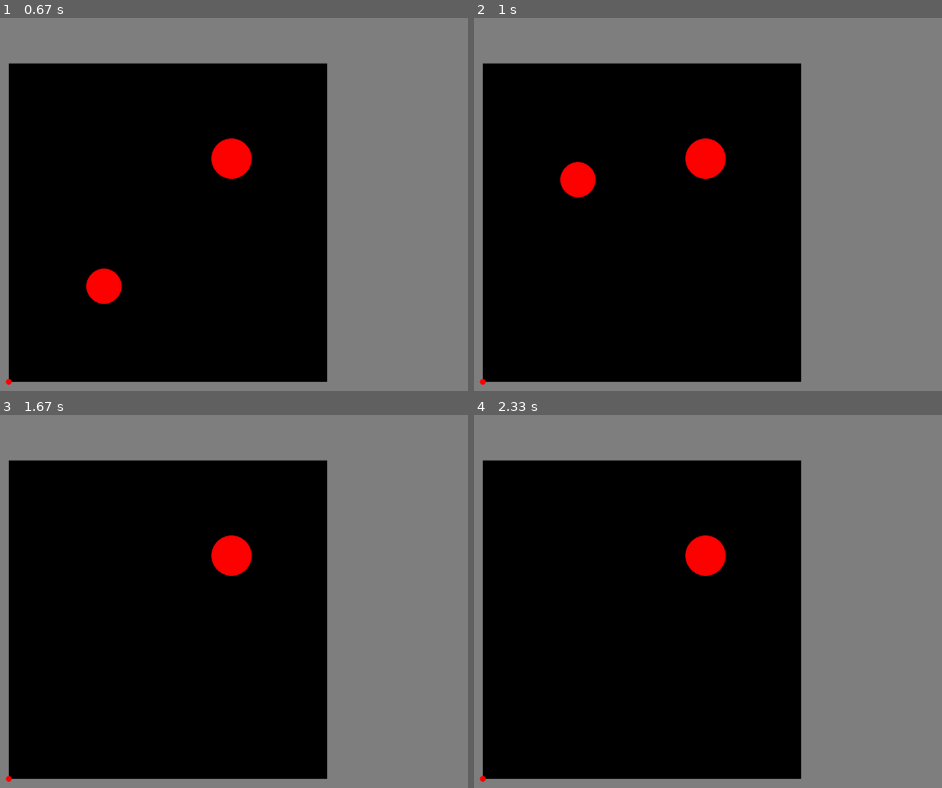
Above: before the commit, frames 1-4 (two rows, left to right).
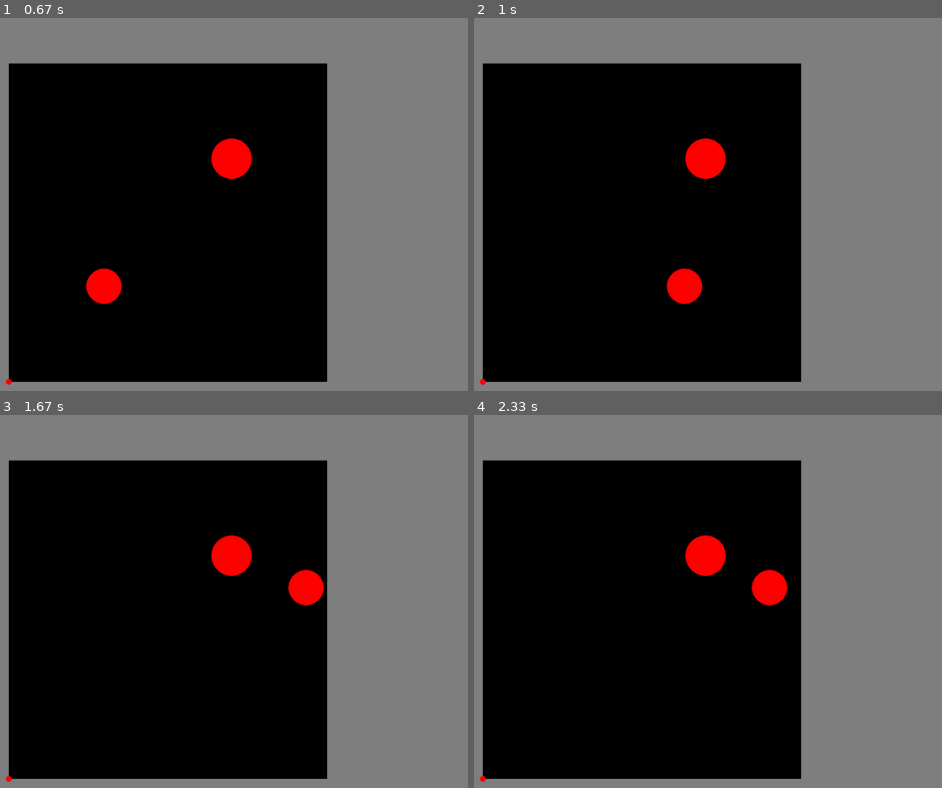
Above: after the commit, the same moments.

Repository: JonatanRasmussen/dead_mmo
Game: pygame game, started from main.py
The game is run twice, just before and just after one commit, with the same random seed, the same clock (stepped at 60 frames per second) and the same inputs.
Inputs:
- Up to frame 1 (0.67 s): tap 1 at 0.33 s
- Up to frame 2 (1 s): hold D from 0.67 s (still down)
- Up to frame 3 (1.67 s): release D at 1.13 s; hold W 1.17-1.47 s; hold D from 1.5 s (still down)
- Up to frame 4 (2.33 s): release D at 1.97 s; hold A from 2 s (still down)

Frame 1 is identical in both runs. In frame 2, 1.2% of the frame differs, in the area x 18-49%, y 38-77%; in frame 3, 0.6%; in frame 4, 0.6%.

Commit message:
New frontiers

Diff:
--- a/src/model/manager.py
+++ b/src/model/manager.py
@@ -1,6 +1,6 @@
 from dataclasses import dataclass, asdict, field
 from sortedcontainers import SortedDict  # type: ignore
-from typing import Any, Dict, List, Tuple, Optional, FrozenSet, Literal, Final, TypedDict, ClassVar, Set, Deque, NamedTuple
+from typing import Any, Dict, List, Tuple, Type, Optional, FrozenSet, Literal, Final, TypedDict, ClassVar, Set, Deque, NamedTuple
 from collections import deque
 from enum import Enum, Flag, auto
 from types import MappingProxyType
@@ -24,7 +24,7 @@
     EMPTY_ID = 0
 
     def __init__(self) -> None:
-        self._reserved_ids: Set[int] = set({0})
+        self._reserved_ids: Set[int] = set({IdGen.EMPTY_ID})
         self._assigned_ids: Deque[int] = deque()
 
     @classmethod
@@ -57,12 +57,15 @@
     """ Flags for how spells should be handled. """
     NONE = 0
     MOVE_UP = auto()
+    MOVE_LEFT = auto()
+    MOVE_DOWN = auto()
+    MOVE_RIGHT = auto()
     TELEPORT = auto()
     FIND_TARGET = auto()
     GCD = auto()
     DAMAGE = auto()
     HEAL = auto()
-    STOP_CAST = auto()
+    DENY_IF_CASTING = auto()
     IS_CHANNEL = auto()
     WARP_TO_POSITION = auto()
     TRY_MOVE = auto()
@@ -133,7 +136,6 @@
 
 
 class EventOutcome(Enum):
-
     EMPTY = 0
     SUCCESS = 1
     FAILED = 2
@@ -198,12 +200,25 @@
         return self.local_timestamp > last_visit and self.local_timestamp <= now
 
 
+class GameObjStatus(Flag):
+    """ Flags for various status effects of game objects. """
+    NONE = 0
+    CASTING = auto()
+    CHANNELING = auto()
+    STUNNED = auto()
+    ATTACKABLE = auto()
+    ALLIED = auto()
+    BANISHED = auto()
+
+
 @dataclass
 class GameObj:
     """ Combat units. Controlled by the player or NPCs. """
     obj_id: Final[int] = IdGen.EMPTY_ID
     parent_id: Final[int] = IdGen.EMPTY_ID
     npc_id: Final[int] = IdGen.EMPTY_ID
+
+    statuses: GameObjStatus = GameObjStatus.NONE
 
     # Targeting
     current_target: int = IdGen.EMPTY_ID
@@ -365,7 +380,8 @@
         self._handle_event(setup_event)
 
     def advance_combat(self, delta_time: float, player_input: PlayerInput) -> None:
-        self.current_timestamp = self.previous_timestamp + delta_time
+        self.previous_timestamp = self.current_timestamp
+        self.current_timestamp += delta_time
         if self.player is not None:
             self.player.add_input(self.current_timestamp, player_input)
         events: List[CombatEvent] = []
@@ -373,7 +389,6 @@
             events += obj.fetch_events(self.event_id_gen, self.previous_timestamp, self.current_timestamp)
         for event in events:
             self._handle_event(event)
-        self.previous_timestamp = self.current_timestamp
 
     def _handle_event(self, event: CombatEvent) -> None:
         source_obj = self.get_game_obj(event.source)
@@ -421,10 +436,16 @@
         # Handle spell flags
         if spell.flags & SpellFlag.FIND_TARGET:
             for game_obj in world.game_objs.values():
-                if game_obj.is_attackable and (game_obj.is_player != source_obj.is_player):
+                if game_obj.statuses & GameObjStatus.ALLIED != source_obj.statuses & GameObjStatus.ALLIED:
                     source_obj.target_id = game_obj.obj_id
         if spell.flags & SpellFlag.MOVE_UP:
             source_obj.move_in_direction(0.0, 1.0, target_obj.movement_speed, world.get_delta_time())
+        if spell.flags & SpellFlag.MOVE_LEFT:
+            source_obj.move_in_direction(-1.0, 0.0, target_obj.movement_speed, world.get_delta_time())
+        if spell.flags & SpellFlag.MOVE_DOWN:
+            source_obj.move_in_direction(0.0, -1.0, target_obj.movement_speed, world.get_delta_time())
+        if spell.flags & SpellFlag.MOVE_RIGHT:
+            source_obj.move_in_direction(1.0, 0.0, target_obj.movement_speed, world.get_delta_time())
         if spell.flags & SpellFlag.DAMAGE:
             spell_power = spell.power * source_obj.get_spell_modifier()
             target_obj.suffer_damage(spell_power)
@@ -432,6 +453,12 @@
             spell_power = spell.power * source_obj.get_spell_modifier()
             target_obj.restore_health(spell_power)
 
+
+class SpellValidator:
+    @staticmethod
+    def validate_spell(source_obj: GameObj, spell: Spell, target_obj: GameObj, world: World) -> EventOutcome:
+        if spell.flags & (SpellFlag.MOVE_UP | SpellFlag.MOVE_LEFT | SpellFlag.MOVE_DOWN | SpellFlag.MOVE_RIGHT):
+            return EventOutcome.SUCCESS
 
 class InputHandler:
 
@@ -504,42 +531,54 @@
         return default_instance
 
 
+class Utils:
+
+    @staticmethod
+    def load_collection(class_with_methods: Type[Any]) -> List[Any]:
+        static_methods = [name for name, attr in class_with_methods.__dict__.items() if isinstance(attr, staticmethod)]
+        return [getattr(class_with_methods, method)() for method in static_methods]
+
 class Database:
     def __init__(self) -> None:
-        self.npcs: List[GameObj] = [
-            Database.empty_npc(),
-            Database.test_player(),
-            Database.test_enemy(),
-        ]
-        self.spells: List[Spell] = [
-            Database.empty_spell(),
-            Database.player_move_up(),
-            Database.fireblast(),
-            Database.humble_heal(),
-            Database.blessed_aura(),
-            Database.spawn_player(),
-            Database.spawn_enemy(),
-            Database.setup_test_zone(),
-        ]
-
-    # Spells
+        self.spells: List[Spell] = Database.load_spell_collections()
+        self.npcs: List[GameObj] = Database.load_npc_collections()
+
+    @staticmethod
+    def load_spell_collections() -> List[Spell]:
+        spells: List[Spell] = []
+        spells += Utils.load_collection(SpellCollectionCore)
+        return spells
+
+    @staticmethod
+    def load_npc_collections() -> List[GameObj]:
+        npcs: List[GameObj] = []
+        npcs += Utils.load_collection(NpcCollectionCore)
+        return npcs
+
+
+
+class SpellCollectionCore:
     @staticmethod
     def empty_spell() -> Spell:
-        return Spell(
-            spell_id=0,
-        )
+        return Spell(spell_id=0)
 
     @staticmethod
     def player_move_up() -> Spell:
-        return Spell(
-            spell_id=1,
-            flags=SpellFlag.MOVE_UP | SpellFlag.STOP_CAST
-        )
+        return Spell(spell_id=1, flags=SpellFlag.MOVE_UP | SpellFlag.DENY_IF_CASTING)
+    @staticmethod
+    def player_move_left() -> Spell:
+        return Spell(spell_id=2, flags=SpellFlag.MOVE_LEFT | SpellFlag.DENY_IF_CASTING)
+    @staticmethod
+    def player_move_down() -> Spell:
+        return Spell(spell_id=3, flags=SpellFlag.MOVE_DOWN | SpellFlag.DENY_IF_CASTING)
+    @staticmethod
+    def player_move_right() -> Spell:
+        return Spell(spell_id=4, flags=SpellFlag.MOVE_RIGHT | SpellFlag.DENY_IF_CASTING)
 
     @staticmethod
     def fireblast() -> Spell:
         return Spell(
-            spell_id=2,
+            spell_id=5,
             power=3.0,
             flags=SpellFlag.DAMAGE | SpellFlag.FIND_TARGET,
         )
@@ -547,34 +586,33 @@
     @staticmethod
     def humble_heal() -> Spell:
         return Spell(
-            spell_id=3,
+            spell_id=6,
             duration=30.0,
             ticks=50,
             power=200.0,
             flags=SpellFlag.HEAL,
         )
 
-
     @staticmethod
     def blessed_aura() -> Spell:
         return Spell(
-            spell_id=4,
-            next_spell=Database.humble_heal().spell_id,
+            spell_id=7,
+            next_spell=SpellCollectionCore.humble_heal().spell_id,
             flags=SpellFlag.AURA,
         )
 
     @staticmethod
     def spawn_player() -> Spell:
         return Spell(
-            spell_id=5,
-            next_spell=Database.spawn_enemy().spell_id,
+            spell_id=8,
+            next_spell=SpellCollectionCore.spawn_enemy().spell_id,
             flags=SpellFlag.SPAWN_PLAYER,
         )
 
     @staticmethod
     def spawn_enemy() -> Spell:
         return Spell(
-            spell_id=6,
+            spell_id=9,
             flags=SpellFlag.SPAWN_NPC,
         )
 
@@ -582,10 +620,11 @@
     def setup_test_zone() -> Spell:
         return Spell(
             spell_id=10,
-            next_spell=Database.spawn_player().spell_id,
-        )
-
-    # Npcs
+            next_spell=SpellCollectionCore.spawn_player().spell_id,
+        )
+
+
+class NpcCollectionCore:
     @staticmethod
     def empty_npc() -> GameObj:
         return GameObj(
@@ -595,19 +634,19 @@
     @staticmethod
     def test_player() -> GameObj:
         return GameObj(
-            npc_id=Database.spawn_player().spell_id,
+            npc_id=SpellCollectionCore.spawn_player().spell_id,
             hp=30.0,
-            is_player=True,
+            statuses=GameObjStatus.ALLIED,
             x=0.3,
             y=0.3,
-            move_up_id=Database.player_move_up().spell_id,
-            move_left_id=Database.player_move_up().spell_id,
-            move_down_id=Database.player_move_up().spell_id,
-            move_right_id=Database.player_move_up().spell_id,
-            ability_1_id=Database.fireblast().spell_id,
-            ability_2_id=Database.fireblast().spell_id,
-            ability_3_id=Database.fireblast().spell_id,
-            ability_4_id=Database.fireblast().spell_id,
+            move_up_id=SpellCollectionCore.player_move_up().spell_id,
+            move_left_id=SpellCollectionCore.player_move_left().spell_id,
+            move_down_id=SpellCollectionCore.player_move_down().spell_id,
+            move_right_id=SpellCollectionCore.player_move_right().spell_id,
+            ability_1_id=SpellCollectionCore.fireblast().spell_id,
+            ability_2_id=SpellCollectionCore.fireblast().spell_id,
+            ability_3_id=SpellCollectionCore.fireblast().spell_id,
+            ability_4_id=SpellCollectionCore.fireblast().spell_id,
         )
 
     @staticmethod
@@ -618,13 +657,12 @@
         game_inputs[input_1.local_timestamp] = input_1
         game_inputs[input_2.local_timestamp] = input_2
         return GameObj(
-            npc_id=Database.spawn_enemy().spell_id,
+            npc_id=SpellCollectionCore.spawn_enemy().spell_id,
             hp=30.0,
-            is_player=False,
             x=0.7,
             y=0.7,
-            ability_1_id=Database.humble_heal().spell_id,
-            ability_2_id=Database.blessed_aura().spell_id,
+            ability_1_id=SpellCollectionCore.humble_heal().spell_id,
+            ability_2_id=SpellCollectionCore.blessed_aura().spell_id,
             inputs=game_inputs,
         )
 
